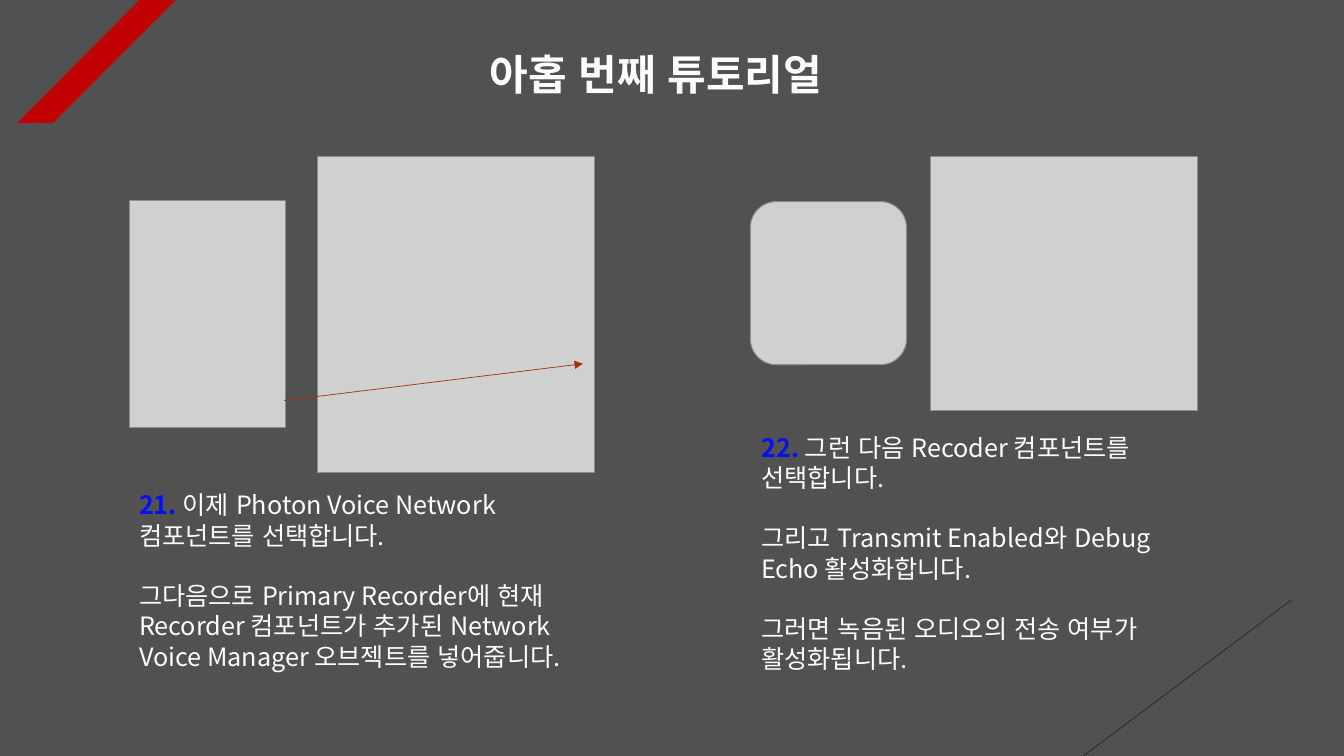
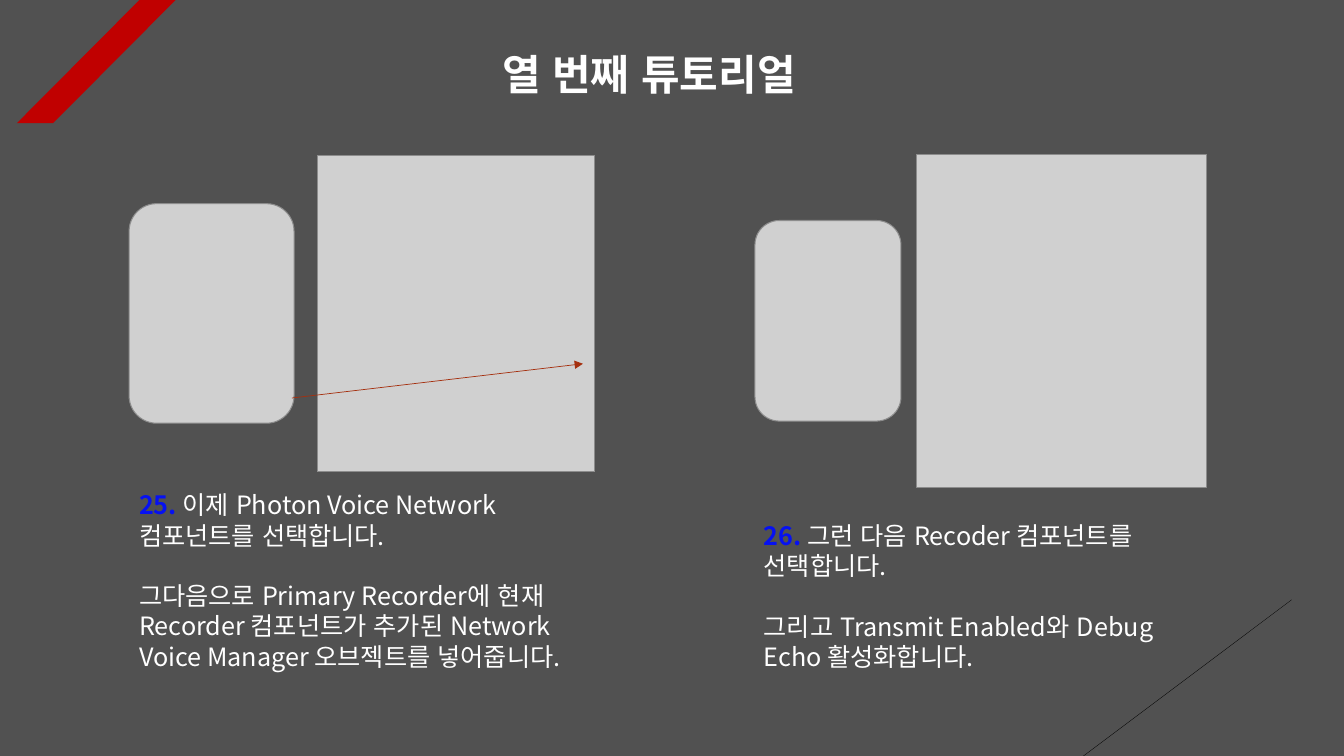
Before and after one commit to Unity2033/3D-UnityEngine, a slide deck: slide 10 of Assets/Class/Photon Server/PPT Data/Photon Synchronization.pptx (slide 9 before the commit). Drawn at 1344x756 pixels with LibreOffice and Linux fonts; fonts in the diff are those of the drawing; grey boxes stand for pictures. Boxes give left, top, right and bottom in pixels: in the first picture for what was removed or moved away, otherwise in the second. Text is boxed around its words. In the diff, an @@ line names an element or a change of style, - is before the commit and + after.

Commit message:
Package Manager Update
- Photon Synchronization Data
  Update

- Add and delete resource data

```diff
--- a/Assets/Class/Photon Server/PPT Data/Photon Synchronization.pptx
+++ b/Assets/Class/Photon Server/PPT Data/Photon Synchronization.pptx
@@ text at (502, 55, 795, 94): text changed @@
-아홉 번째 튜토리얼
+열 번째 튜토리얼
@@ picture: place and size @@
-picture at (931, 156, 1199, 410)
+picture at (917, 154, 1207, 487)
@@ picture: place and size @@
-picture at (129, 201, 285, 427)
+picture at (129, 204, 294, 423)
@@ picture: place and size @@
-picture at (750, 202, 906, 365)
+picture at (755, 221, 901, 421)
@@ arrow moved from (284, 400) - (583, 364) to (292, 398) - (583, 364) @@
@@ text at (139, 493, 496, 547): text changed @@
-21. 이제 Photon Voice Network 컴포넌트를 선택합니다.
+25. 이제 Photon Voice Network 컴포넌트를 선택합니다.
@@ text "26. 그런 다음 Recoder 컴포넌트를 ...": place and size @@
-text "26. 그런 다음 Recoder 컴포넌트를 ..." at (761, 436, 1151, 670)
+text "26. 그런 다음 Recoder 컴포넌트를 ..." at (764, 524, 1153, 668)
@@ text at (764, 524, 1132, 577): text changed @@
-22. 그런 다음 Recoder 컴포넌트를 선택합니다.
+26. 그런 다음 Recoder 컴포넌트를 선택합니다.
@@ text at (761, 617, 1138, 670): paragraph removed @@
-그러면 녹음된 오디오의 전송 여부가 활성화됩니다.
```
Also in this commit, not shown: 10 other slides changed, 1 slide added, 9 other files.
